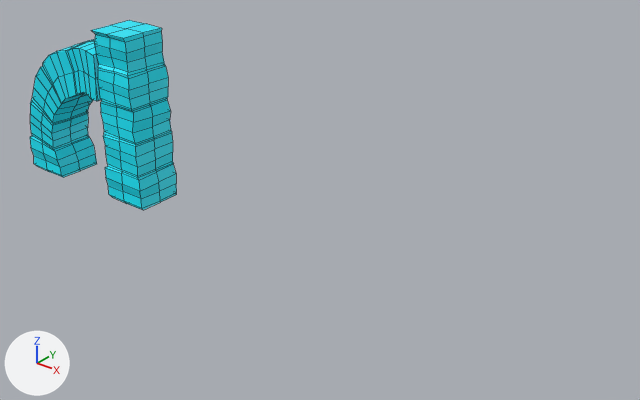
One commit to the FBX model Moon Game/Assets/3DModels/Environment/Forest/RuinArched.fbx: the scene before it, then after it.
The view is the same before and after, from a camera (50 mm lens) standing at (6.82, -5.52, 4.1) and looking at (2.21, 0.25, 0.52). Arrows for +X, +Y and +Z are at lower left; the lights stay in place. Mesh edges are drawn as thin lines. Where no turn or scale is listed for an object, it has been applied to the vertices.

Objects in the first picture: 'RuinArched'.
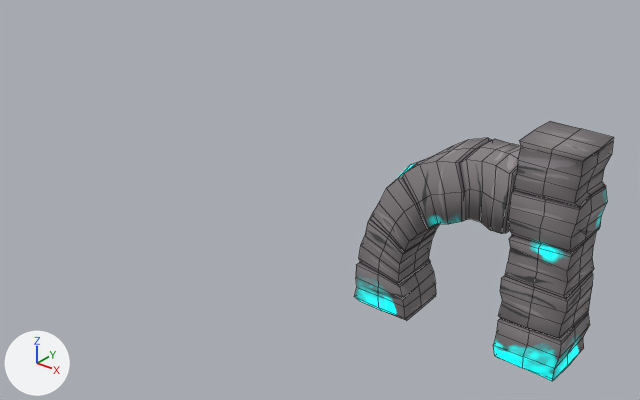
Boxes (x1, y1, x2, y2) around the edits, measured in the pictures (640 x 400 px; the box of a moved part takes in the faces that stretch with it):
'RuinArched', recoloured, reshaped, surface changed, moved (76% wider, 37% taller)
    before: (30, 20, 177, 210)
    after: (354, 121, 614, 381)
part 1 of me_ruinarched, moved or reshaped
    before: (91, 20, 177, 210)
    after: (493, 121, 614, 381)
part 2 of me_ruinarched, surface changed
    before: (30, 39, 101, 177)
    after: (354, 138, 521, 321)

Patch to the scene script:
```diff
--- a/Moon Game/Assets/3DModels/Environment/Forest/RuinArched.fbx.py
+++ b/Moon Game/Assets/3DModels/Environment/Forest/RuinArched.fbx.py
@@ img_forestinorganicatlas_png @@
+img_forestinorganicatlas_png = load_image('ForestInorganicAtlas.png', '../../../../../3D Environment/Forest/textures/ForestInorganicAtlas.png', 2048, 2048, 'sRGB')
@@ img_forestinorganicmetalness_png @@
+img_forestinorganicmetalness_png = load_image('ForestInorganicMetalness.png', '../../../../../3D Environment/Forest/textures/ForestInorganicMetalness.png', 2048, 2048, 'Non-Color')
@@ img_forestinorganicemission_png @@
+img_forestinorganicemission_png = load_image('ForestInorganicEmission.png', '../../../../../3D Environment/Forest/textures/ForestInorganicEmission.png', 2048, 2048, 'sRGB')
@@ img_forestinoragnicroughness_png @@
+img_forestinoragnicroughness_png = load_image('ForestInoragnicRoughness.png', '../../../../../3D Environment/Forest/textures/ForestInoragnicRoughness.png', 2048, 2048, 'Non-Color')
@@ mat_inorganicelements @@
+mat_inorganicelements = bpy.data.materials.new('InorganicElements')
+# uses the picture img_forestinoragnicroughness_png
+# uses the picture img_forestinorganicatlas_png
+# uses the picture img_forestinorganicemission_png
+# uses the picture img_forestinorganicmetalness_png
@@ me_ruinarched @@
 # used by ob_ruinarched; location = (0.0, 0.0, 0.0)
-me_ruinarched.from_pydata(...)  # 420 vertices, 416 faces; spans x -1.62..0.27, y -0.27..0.26, z -0.02..1.81
-me_ruinarched.materials.append(mat_sharper)  # cyan #00ebff
+me_ruinarched.from_pydata(...)  # 420 vertices, 416 faces; spans x -1.62..0.26, y -0.28..0.28, z -0.02..1.81
+# me_ruinarched part 1: the loose piece of 210 vertices spanning x -0.29..0.27, y -0.27..0.26, z -0.01..1.81 is turned 90 degrees about the z axis through its middle
+# me_ruinarched part 2: texture (UV) coordinates of 416 of 416 faces, centred in x -1.61..0.25, y -0.26..0.26, z -0.01..1.81, changed; they spanned u 0.0..1.0, v 0.0..0.84 and now span u 0.46..0.99, v 0.16..0.59
+me_ruinarched.materials.append(mat_inorganicelements)
@@ ob_ruinarched @@
 ob_ruinarched = bpy.data.objects.new('RuinArched', me_ruinarched)
-ob_ruinarched.location = (0.0, 0.0, 0.0)
+ob_ruinarched.location = (4.593, 0.0, 0.0)
```
